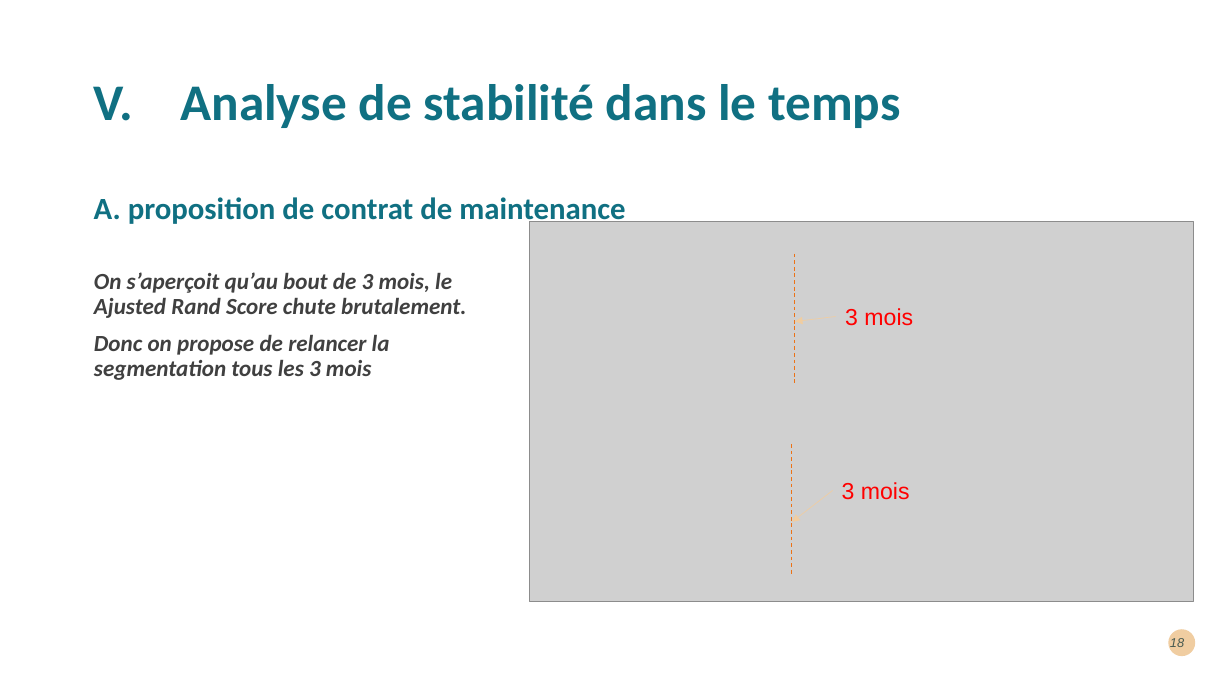
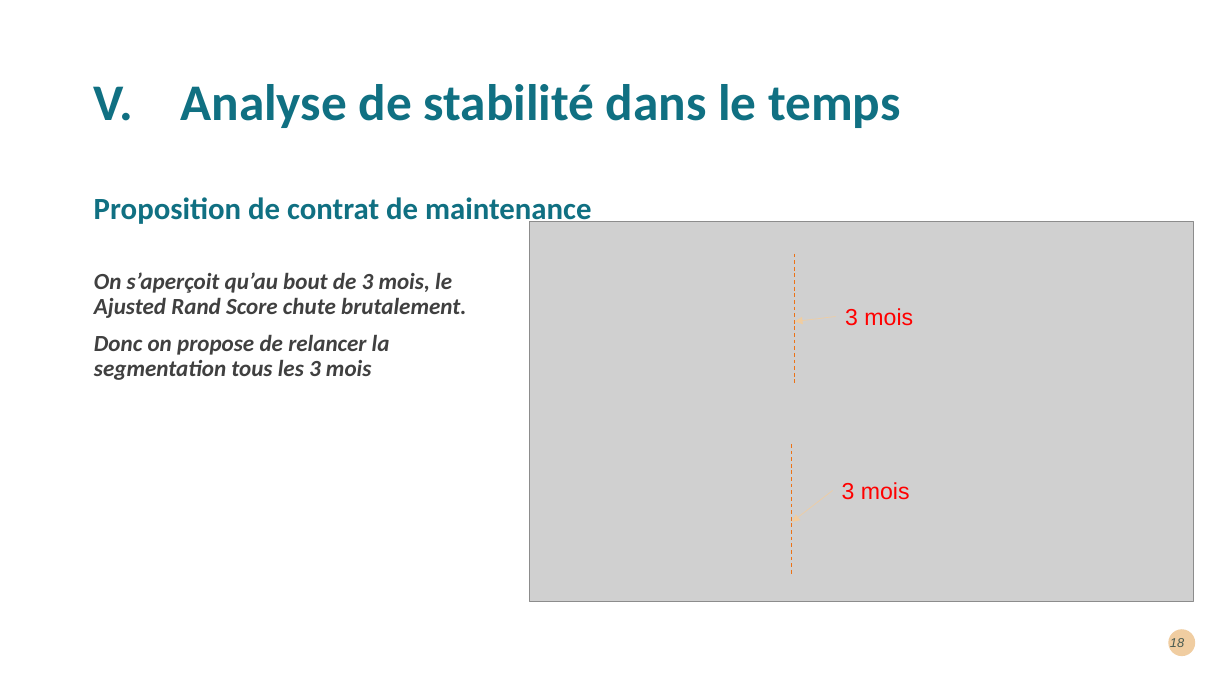
Before and after one commit to kevin-EK/OC-DS-P5-Segmentez-des-clients-d-un-site-e-commerce, a slide deck: slide 18 of Segmentez des clients d'un site e-commerce.pptx. Drawn at 1232x693 pixels with LibreOffice and Linux fonts; fonts in the diff are those of the drawing; grey boxes stand for pictures. Boxes give left, top, right and bottom in pixels: in the first picture for what was removed or moved away, otherwise in the second. Text is boxed around its words. In the diff, an @@ line names an element or a change of style, - is before the commit and + after.

```diff
--- a/Segmentez des clients d'un site e-commerce.pptx
+++ b/Segmentez des clients d'un site e-commerce.pptx
@@ text at bbox=[94, 197, 591, 227]: text changed @@
-A. proposition de contrat de maintenance
+Proposition de contrat de maintenance
```
Also in this commit, not shown: 4 other slides changed.
